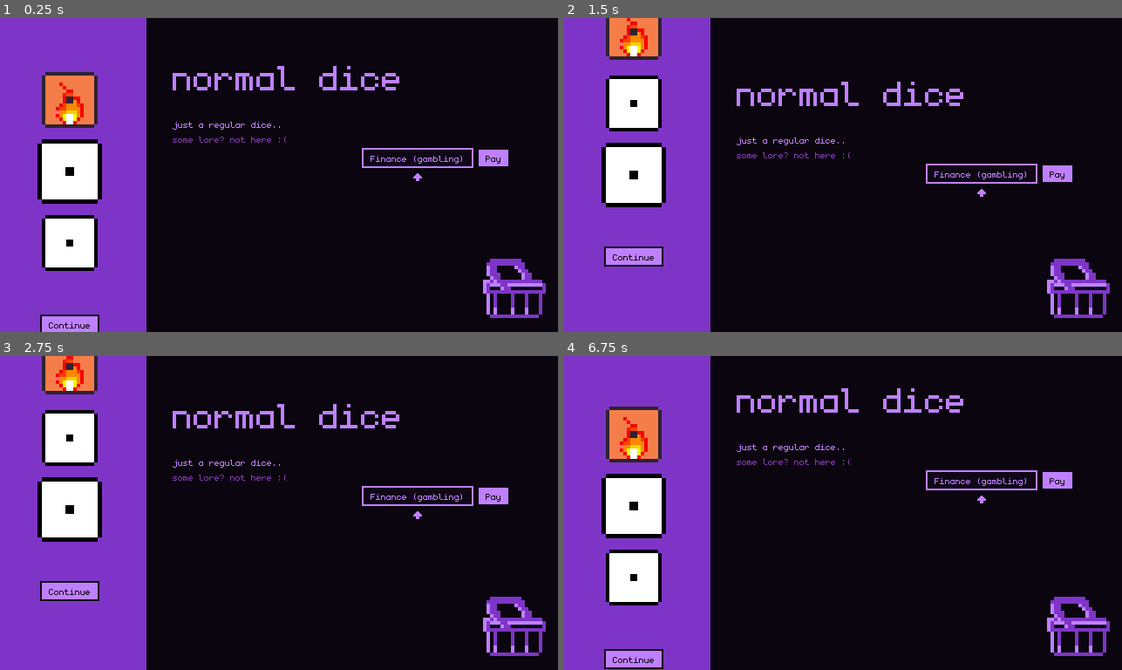
Above: before the commit, frames 1-4 (two rows, left to right).
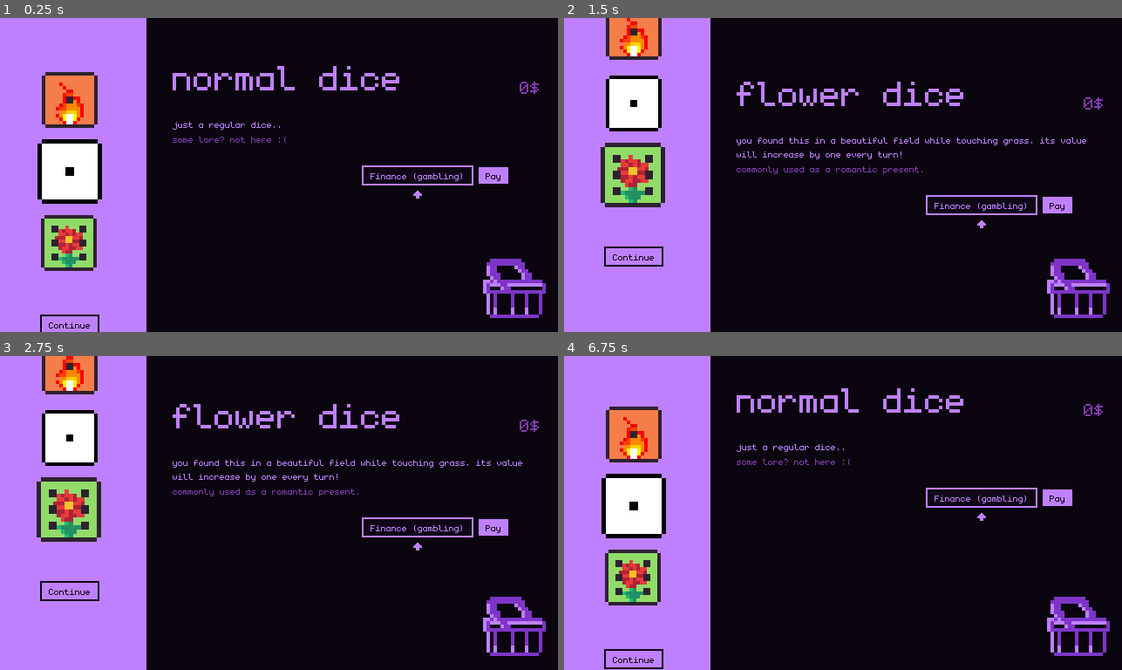
Above: after the commit, the same moments.

Repository: espcaa/chaotic-cubes
Game: Godot game, scene res://scenes/shop.tscn
Two runs of this game, one before a commit and one after it. Both use one fixed random seed, a clock stepped at 60 frames per second and the inputs below. This scene is started directly instead of the project's main scene. Sound files missing from this copy of the repository are replaced by a short silence.
Inputs:
- Up to frame 1 (0.25 s): no input
- Up to frame 2 (1.5 s): tap Enter (play) at 0.5, 0.6 s; hold D (right) 0.53-1.28 s; tap Space at 1.25 s; hold Down (down) from 1.28 s (still down); tap Tab (draw) at 1.35 s
- Up to frame 3 (2.75 s): tap Enter (play) at 1.55, 2, 2.1 s; release Down (down) at 2.03 s; hold D (right) from 2.03 s (still down)
- Up to frame 4 (6.75 s): tap Space at 2.75, 4.25 s; release D (right) at 2.78 s; hold Up (ui_up) 2.78-3.53 s; tap Enter (play) at 2.85, 3.5, 3.8, 4.35, 5.1, 6.05, 6.6 s; hold A (left) 3.53-5.03 s; tap Tab (draw) at 3.6, 5.85 s; hold Down (down) 5.03-5.78 s; hold D (right) 5.78-6.53 s; hold Up (ui_up) from 6.53 s (still down)

The runs differ from the first frame. In frame 1, 23% of the frame differs, in the area x 0-97%, y 0-100%; in frame 2, 25%; in frame 3, 25%; in frame 4, 23%.

Commit message:
added new dice + improved the shop info

Diff:
--- /dev/null
+++ b/dice_flower.gd
@@ -0,0 +1,45 @@
+extends "res://scenes/dice.gd"
+
+var dice_complete_description = "you found this in a beautiful field while touching grass. its value will increase by one every turn!"
+var dice_lore = "commonly used as a romantic present."
+
+
+
+func roll():
+	if playing:
+		return  # prevent rolling multiple times
+
+	playing = true
+	var duration = 1.0
+	var step = 0.15
+	var elapsed = 0.0
+	var last_face = -1
+
+	while elapsed < duration:
+		# Ensure a different face is shown
+		var new_face = faces[randi() % faces.size()]
+		while new_face == last_face and faces.size() > 1:
+			new_face = faces[randi() % faces.size()]
+		$AnimatedSprite2D.frame = new_face
+		play_woosh()
+		await get_tree().create_timer(step).timeout
+		elapsed += step
+
+	# Stop rolling
+	playing = false
+	$CustomLabel.label_text = "FIIRE"
+	value.append($AnimatedSprite2D.frame + 1)  # +1 because frames are 0-based
+	emit_signal("roll_finished")
+	# get the game ui object
+
+	var game_ui = get_tree().get_first_node_in_group("gameui")
+	game_ui.empty_queue()
+	$AnimationPlayer.play("text")
+
+
+func set_dice_name():
+	dice_name = "flower dice"
+	dice_description = "gains +1/turn"
+
+func custom_ready():
+	$AnimatedSprite2D.frame = faces[5]
--- a/scenes/dice.gd
+++ b/scenes/dice.gd
@@ -27,9 +27,9 @@
 	set_dice_name()
 	$colored_container/MarginContainer/text_container/title.label_text = dice_description
 	$colored_container/MarginContainer/text_container/description.label_text = dice_name
+	$AnimatedSprite2D.sprite_frames = dice_frames
 	custom_ready()
 	await get_tree().process_frame  # wait a frame to ensure everything is set up
-	$AnimatedSprite2D.sprite_frames = dice_frames
 	dice_tooltip_width = $colored_container.size.x
 
 
--- /dev/null
+++ b/scenes/dice_flower.tscn
@@ -0,0 +1,59 @@
+[gd_scene load_steps=11 format=3 uid="uid://bosb8nhc7jo41"]
+
+[ext_resource type="PackedScene" uid="uid://bmqb4ae43griq" path="res://scenes/dice.tscn" id="1_d5hov"]
+[ext_resource type="Script" uid="uid://dqtmyyf0lst3w" path="res://dice_flower.gd" id="2_n5xxs"]
+[ext_resource type="Texture2D" uid="uid://crkc7uol3kxwh" path="res://assets/dice_flower.png" id="3_n5xxs"]
+
+[sub_resource type="AtlasTexture" id="AtlasTexture_y2vs7"]
+atlas = ExtResource("3_n5xxs")
+region = Rect2(0, 0, 16, 16)
+
+[sub_resource type="AtlasTexture" id="AtlasTexture_fwd0d"]
+atlas = ExtResource("3_n5xxs")
+region = Rect2(0, 16, 16, 16)
+
+[sub_resource type="AtlasTexture" id="AtlasTexture_au8lp"]
+atlas = ExtResource("3_n5xxs")
+region = Rect2(0, 32, 16, 16)
+
+[sub_resource type="AtlasTexture" id="AtlasTexture_05vi2"]
+atlas = ExtResource("3_n5xxs")
+region = Rect2(0, 48, 16, 16)
+
+[sub_resource type="AtlasTexture" id="AtlasTexture_v7ss5"]
+atlas = ExtResource("3_n5xxs")
+region = Rect2(0, 64, 16, 16)
+
+[sub_resource type="AtlasTexture" id="AtlasTexture_yjgvi"]
+atlas = ExtResource("3_n5xxs")
+region = Rect2(0, 80, 16, 16)
+
+[sub_resource type="SpriteFrames" id="SpriteFrames_7dl01"]
+animations = [{
+"frames": [{
+"duration": 1.0,
+"texture": SubResource("AtlasTexture_y2vs7")
+}, {
+"duration": 1.0,
+"texture": SubResource("AtlasTexture_fwd0d")
+}, {
+"duration": 1.0,
+"texture": SubResource("AtlasTexture_au8lp")
+}, {
+"duration": 1.0,
+"texture": SubResource("AtlasTexture_05vi2")
+}, {
+"duration": 1.0,
+"texture": SubResource("AtlasTexture_v7ss5")
+}, {
+"duration": 1.0,
+"texture": SubResource("AtlasTexture_yjgvi")
+}],
+"loop": true,
+"name": &"default",
+"speed": 5.0
+}]
+
+[node name="dice_flower" instance=ExtResource("1_d5hov")]
+script = ExtResource("2_n5xxs")
+dice_frames = SubResource("SpriteFrames_7dl01")
--- a/scenes/dice_info_shop.gd
+++ b/scenes/dice_info_shop.gd
@@ -13,3 +13,4 @@
 	%DiceLoreLabel.text = lore
 
 	%focus_container.active = buttons_active
+	%PriceLabel.text = str(price) +"$"
--- a/scenes/dice_info_shop.tscn
+++ b/scenes/dice_info_shop.tscn
@@ -43,13 +43,30 @@
 [node name="VBoxContainer" type="VBoxContainer" parent="colored_container/MarginContainer/colored_container/MarginContainer"]
 layout_mode = 2
 
-[node name="DiceNameLabel" parent="colored_container/MarginContainer/colored_container/MarginContainer/VBoxContainer" instance=ExtResource("2_y4m1l")]
+[node name="HBoxContainer2" type="HBoxContainer" parent="colored_container/MarginContainer/colored_container/MarginContainer/VBoxContainer"]
+layout_mode = 2
+
+[node name="DiceNameLabel" parent="colored_container/MarginContainer/colored_container/MarginContainer/VBoxContainer/HBoxContainer2" instance=ExtResource("2_y4m1l")]
 unique_name_in_owner = true
 layout_mode = 2
 size_flags_vertical = 0
 text = "THIS IS"
 custom_color = Color(0.776471, 0, 0, 1)
 font_size = 64
+label_text = "Fire dice"
+
+[node name="spacer" type="Control" parent="colored_container/MarginContainer/colored_container/MarginContainer/VBoxContainer/HBoxContainer2"]
+layout_mode = 2
+size_flags_horizontal = 3
+
+[node name="PriceLabel" parent="colored_container/MarginContainer/colored_container/MarginContainer/VBoxContainer/HBoxContainer2" instance=ExtResource("2_y4m1l")]
+unique_name_in_owner = true
+layout_mode = 2
+size_flags_vertical = 8
+text = "THIS IS"
+color_role = 1
+custom_color = Color(0.776471, 0, 0, 1)
+font_size = 32
 label_text = "Fire dice"
 
 [node name="MarginContainer" type="MarginContainer" parent="colored_container/MarginContainer/colored_container/MarginContainer/VBoxContainer"]
@@ -84,6 +101,7 @@
 
 [node name="MarginContainer" type="MarginContainer" parent="colored_container/MarginContainer/colored_container/MarginContainer/VBoxContainer/HBoxContainer"]
 layout_mode = 2
+theme_override_constants/margin_top = 20
 theme_override_constants/margin_right = 35
 
 [node name="focus_container" type="HBoxContainer" parent="colored_container/MarginContainer/colored_container/MarginContainer/VBoxContainer/HBoxContainer/MarginContainer"]
--- a/scenes/shop.tscn
+++ b/scenes/shop.tscn
@@ -6,6 +6,7 @@
 [ext_resource type="PackedScene" uid="uid://bdto7x5d0a4by" path="res://scenes/dice_normal.tscn" id="4_m4ofw"]
 [ext_resource type="PackedScene" uid="uid://d1pij81leeg4u" path="res://scenes/dice_fire.tscn" id="4_y6sft"]
 [ext_resource type="PackedScene" uid="uid://cbmn5tiw3fr6c" path="res://scenes/custom_label.tscn" id="5_8r1wq"]
+[ext_resource type="PackedScene" uid="uid://bosb8nhc7jo41" path="res://scenes/dice_flower.tscn" id="5_m4ofw"]
 [ext_resource type="Texture2D" uid="uid://c6n0ja56tmbot" path="res://assets/shop.png" id="6_8r1wq"]
 [ext_resource type="Shader" uid="uid://hi56rfnncpf1" path="res://scenes/dice_machine.gdshader" id="6_ajxib"]
 
@@ -41,7 +42,6 @@
 offset_bottom = 0.0
 grow_horizontal = 2
 grow_vertical = 2
-color_role = 4
 
 [node name="dice_container" type="Node2D" parent="dices"]
 unique_name_in_owner = true
@@ -51,7 +51,8 @@
 
 [node name="dice2" parent="dices/dice_container" instance=ExtResource("4_m4ofw")]
 
-[node name="dice3" parent="dices/dice_container" instance=ExtResource("4_m4ofw")]
+[node name="dice_flower" parent="dices/dice_container" instance=ExtResource("5_m4ofw")]
+position = Vector2(-1, 0)
 
 [node name="temp" type="Control" parent="."]
 anchors_preset = 0
@@ -75,6 +76,7 @@
 size_flags_horizontal = 4
 size_flags_vertical = 4
 text = "BBBBBBBB"
+inverse_arrow_color = true
 label_text = "Continue"
 
 [node name="continue_btn_info" type="Control" parent="temp"]
Binary file added: assets/dice_flower.png
Not shown, added: assets/dice_flower.png.import
Binary file added: assets/source/dice_flower.aseprite
Not shown, added: dice_flower.gd.uid
Not shown: 1 places in scenes/shop.tscn that only renumber resources
